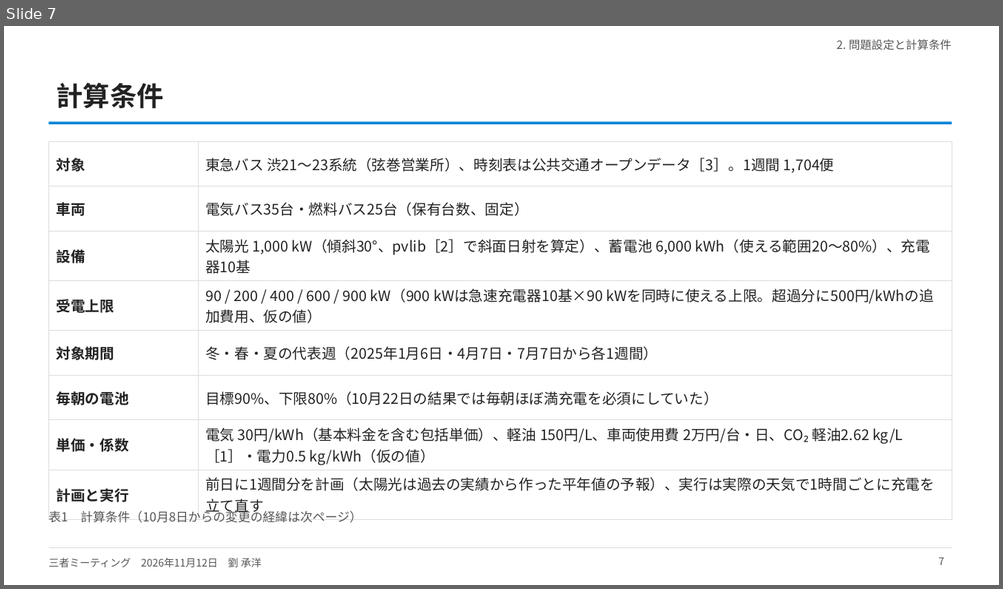
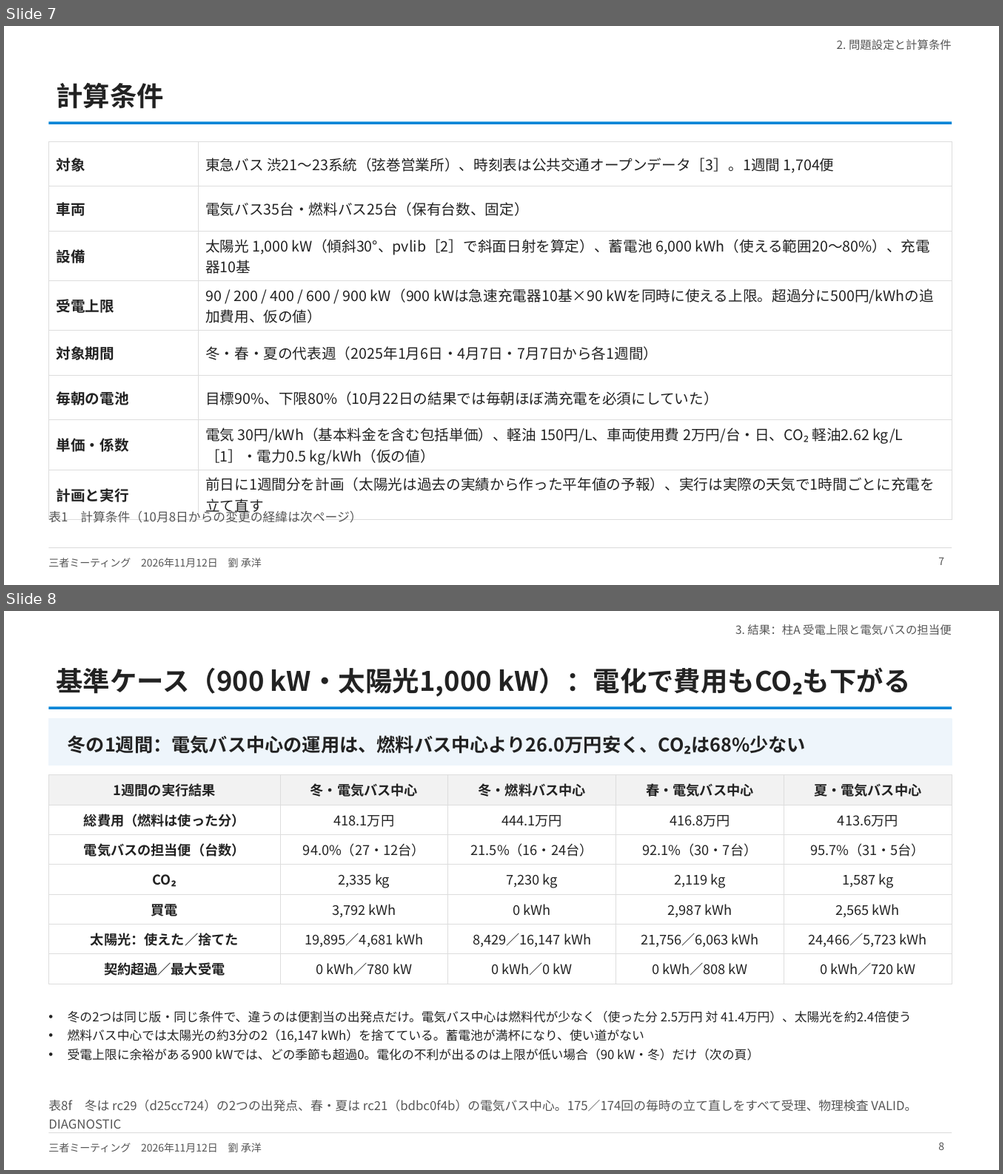
Before and after one commit to CYLIU2003/master-course, a slide deck: outcome/2026-11-12_three_party/three_party_20261112.pptx. Shown one above the other, each under a label of ours: slide 7 before the commit, slides 7 and 8 after it. The pictures are 1003x589 and 1003x1174 pixels, drawn with LibreOffice and Linux fonts; fonts in the diff are those of the drawing. Boxes give left, top, right and bottom in pixels: in the first picture for what was removed or moved away, otherwise in the second. Text is boxed around its words. In the diff, an @@ line names an element or a change of style, - is before the commit and + after.

```diff
--- a/outcome/2026-11-12_three_party/three_party_20261112.pptx
+++ b/outcome/2026-11-12_three_party/three_party_20261112.pptx
@@ slide 8 added at <box>4,611,999,1170</box>, background #FFFFFF; not listed: 3 template elements that a slide beside it also shows @@
@@ text added at <box>735,624,951,635</box>, 11 pt, text #555555 @@
+3. 結果：柱A 受電上限と電気バスの担当便
@@ title added at <box>56,667,910,697</box>, 26 pt, text #222222, bold @@
+基準ケース（900 kW・太陽光1,000 kW）：電化で費用もCO₂も下がる
@@ rectangle added at <box>48,719,951,766</box>, fill #EEF5FB, outline #EEF5FB 1 pt @@
@@ text added at <box>68,735,805,755</box>, 18 pt, text #222222, bold @@
+冬の1週間：電気バス中心の運用は、燃料バス中心より26.0万円安く、CO₂は68%少ない
@@ table added at <box>48,775,951,979</box>, 7 rows, 5 columns @@
+1週間の実行結果 | 冬・電気バス中心 | 冬・燃料バス中心 | 春・電気バス中心 | 夏・電気バス中心
+総費用（燃料は使った分） | 418.1万円 | 444.1万円 | 416.8万円 | 413.6万円
+電気バスの担当便（台数） | 94.0%（27・12台） | 21.5%（16・24台） | 92.1%（30・7台） | 95.7%（31・5台）
+CO₂ | 2,335 kg | 7,230 kg | 2,119 kg | 1,587 kg
+買電 | 3,792 kWh | 0 kWh | 2,987 kWh | 2,565 kWh
+太陽光：使えた／捨てた | 19,895／4,681 kWh | 8,429／16,147 kWh | 21,756／6,063 kWh | 24,466／5,723 kWh
+契約超過／最大受電 | 0 kWh／780 kW | 0 kWh／0 kW | 0 kWh／808 kW | 0 kWh／720 kW
@@ text added at <box>68,1011,911,1061</box>, 12 pt, text #222222 @@
+• 冬の2つは同じ版・同じ条件で、違うのは便割当の出発点だけ。電気バス中心は燃料代が少なく（使った分 2.5万円 対 41.4万円）、太陽光を約2.4倍使う
+• 燃料バス中心では太陽光の約3分の2（16,147 kWh）を捨てている。蓄電池が満杯になり、使い道がない
+• 受電上限に余裕がある900 kWでは、どの季節も超過0。電化の不利が出るのは上限が低い場合（90 kW・冬）だけ（次の頁）
@@ text added at <box>48,1100,916,1129</box>, 12 pt, text #555555 @@
+表8f 冬は rc29（d25cc724）の2つの出発点、春・夏は rc21（bdbc0f4b）の電気バス中心。175／174回の毎時の立て直しをすべて受理、物理検査 VALID。DIAGNOSTIC
@@ page number added at <box>938,1142,944,1150</box>, 10 pt, text #555555 @@
+8
```
Also in this commit, not shown: 1 slide changed, 1 other slide added, 2 other files.
